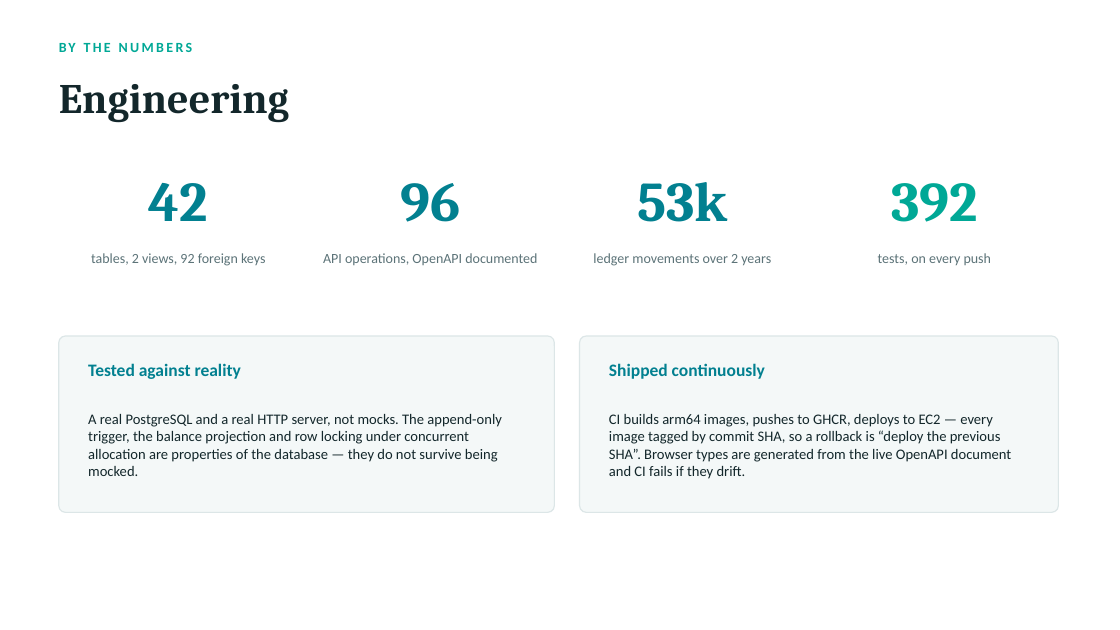
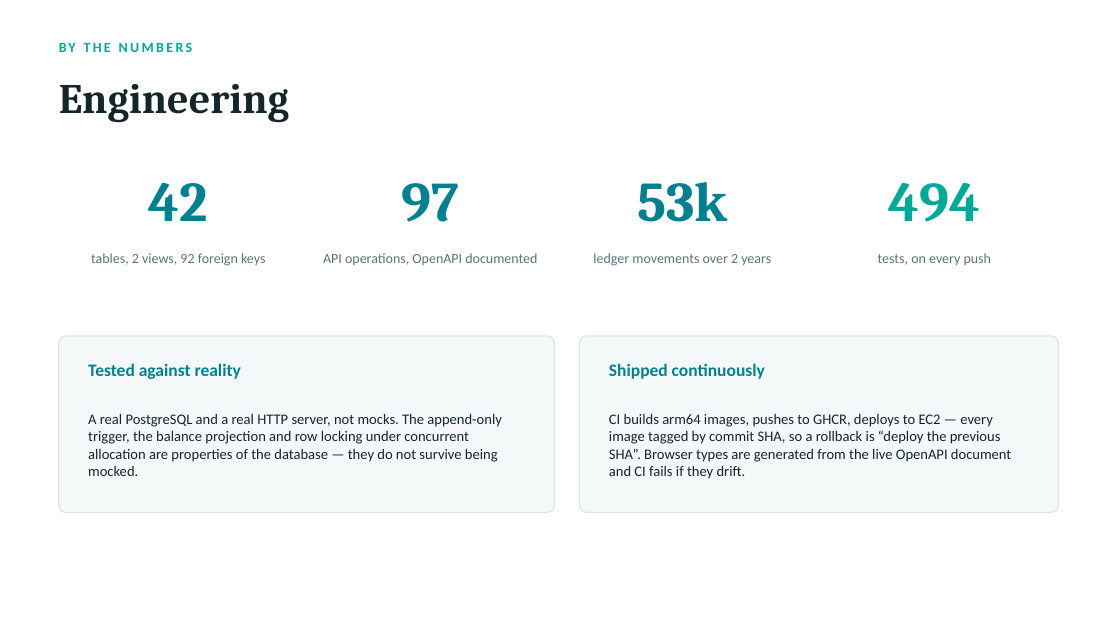
Before and after one commit to Sadhna2/pharmacy_inventory_managment_system, a slide deck: slide 18 of docs/pharmacy-inventory-deck.pptx (slide 15 before the commit). Drawn at 1120x630 pixels with LibreOffice and Linux fonts; fonts in the diff are those of the drawing. Boxes give left, top, right and bottom in pixels: in the first picture for what was removed or moved away, otherwise in the second. Text is boxed around its words. In the diff, an @@ line names an element or a change of style, - is before the commit and + after.

```diff
--- a/docs/pharmacy-inventory-deck.pptx
+++ b/docs/pharmacy-inventory-deck.pptx
@@ text at box(402, 183, 460, 222): text changed @@
-96
+97
@@ text at box(889, 183, 981, 222): text changed @@
-392
+494
```
Also in this commit, not shown: 5 other slides changed, 3 slides added, 1 other file.
